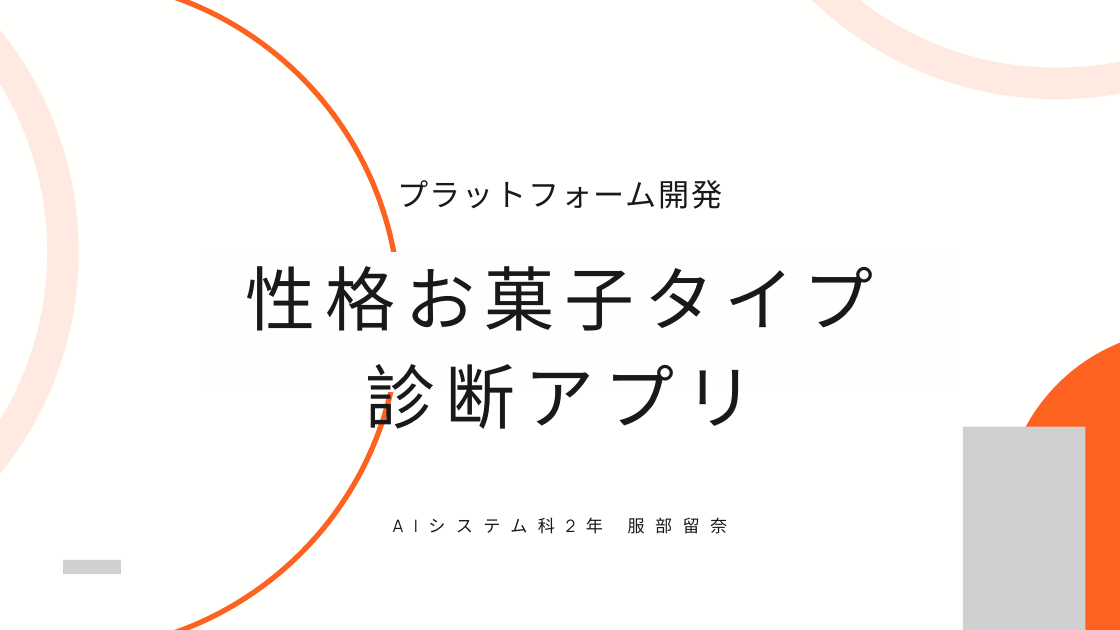
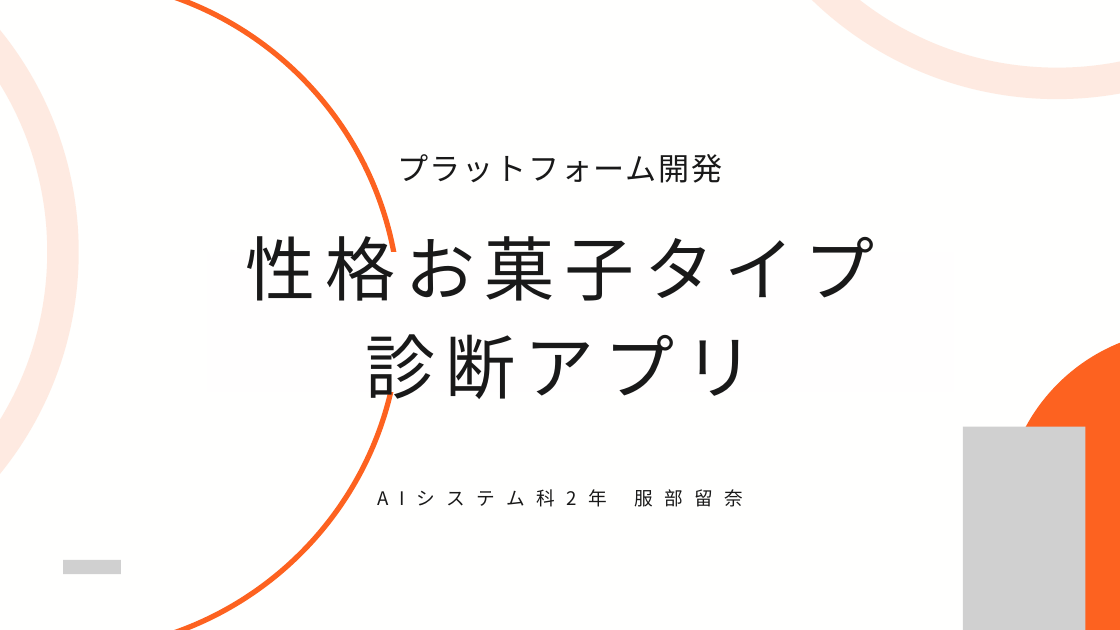
Before and after one commit to runam00/flutterMock, a slide deck: slide 1 of プレゼン資料.pptx. Drawn at 1120x630 pixels with LibreOffice and Linux fonts; fonts in the diff are those of the drawing; grey boxes stand for pictures. Boxes give left, top, right and bottom in pixels: in the first picture for what was removed or moved away, otherwise in the second. Text is boxed around its words. In the diff, an @@ line names an element or a change of style, - is before the commit and + after.

```diff
--- a/プレゼン資料.pptx
+++ b/プレゼン資料.pptx
@@ text "プラットフォーム開発": place and size @@
-text "プラットフォーム開発" at bbox=[397, 180, 722, 209]
+text "プラットフォーム開発" at bbox=[397, 154, 722, 183]
@@ text "プラットフォーム開発" at bbox=[397, 154, 722, 183]: font Calibri to Noto Sans CJK JP @@
@@ text "性格お菓子タイプ" at bbox=[246, 224, 875, 410]: font Calibri to Noto Sans CJK JP @@
@@ text "性格お菓子タイプ": place and size @@
-text "性格お菓子タイプ" at bbox=[246, 266, 874, 440]
+text "性格お菓子タイプ" at bbox=[246, 224, 875, 410]
@@ text "AIシステム科2年 服部留奈": place and size @@
-text "AIシステム科2年 服部留奈" at bbox=[628, 517, 727, 534]
+text "AIシステム科2年 服部留奈" at bbox=[634, 489, 743, 507]
@@ text "AIシステム科2年 服部留奈" at bbox=[634, 489, 743, 507]: size 22 to 24 pt, font Manrope to Noto Sans CJK JP, letter spacing 13.5 to 14.7 pt; line spacing 30.8pt to 33.6pt @@
```
Also in this commit, not shown: 6 other slides changed, 8 slides added.
